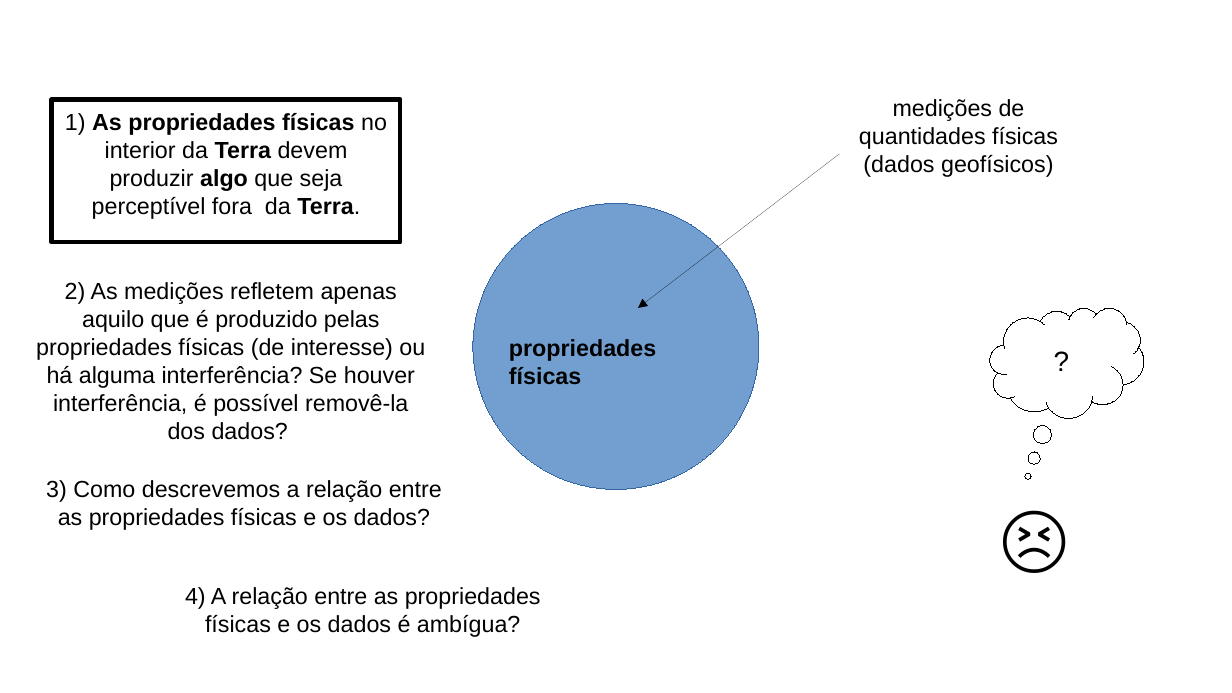
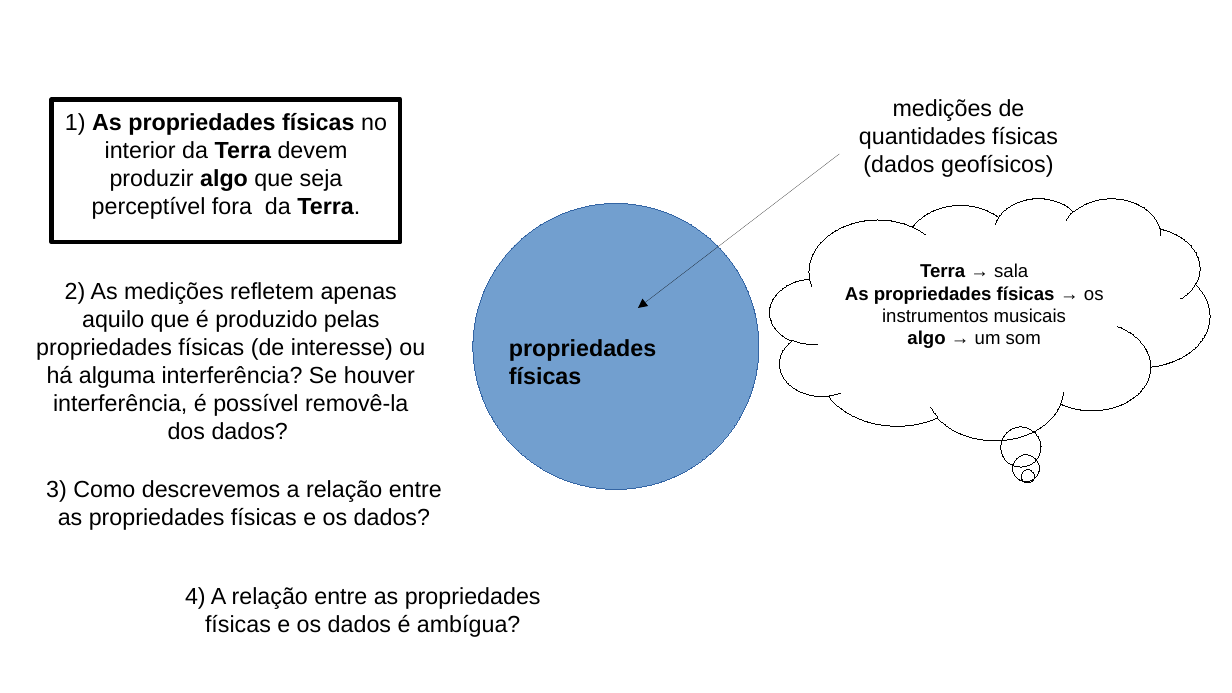
Before and after one commit to birocoles/Intro-grav-mag, a slide deck: slide 52 of slides/aula_1_1.odp. Drawn at 1232x693 pixels with LibreOffice and Linux fonts; fonts in the diff are those of the drawing. Boxes give left, top, right and bottom in pixels: in the first picture for what was removed or moved away, otherwise in the second. Text is boxed around its words. In the diff, an @@ line names an element or a change of style, - is before the commit and + after.

```diff
--- a/slides/aula_1_1.odp
+++ b/slides/aula_1_1.odp
@@ thought cloud added at [770,198,1211,440], outline #000000 0 pt, 12 pt, text #000000 @@
+Terra → sala
+As propriedades físicas → os instrumentos musicais
+algo → um som
@@ thought cloud removed at [991,309,1145,418] @@
-?
@@ text removed at [991,484,1120,600] @@
-😣
```
Also in this commit, not shown: 34 other slides changed, 10 slides removed, 13 other files.
